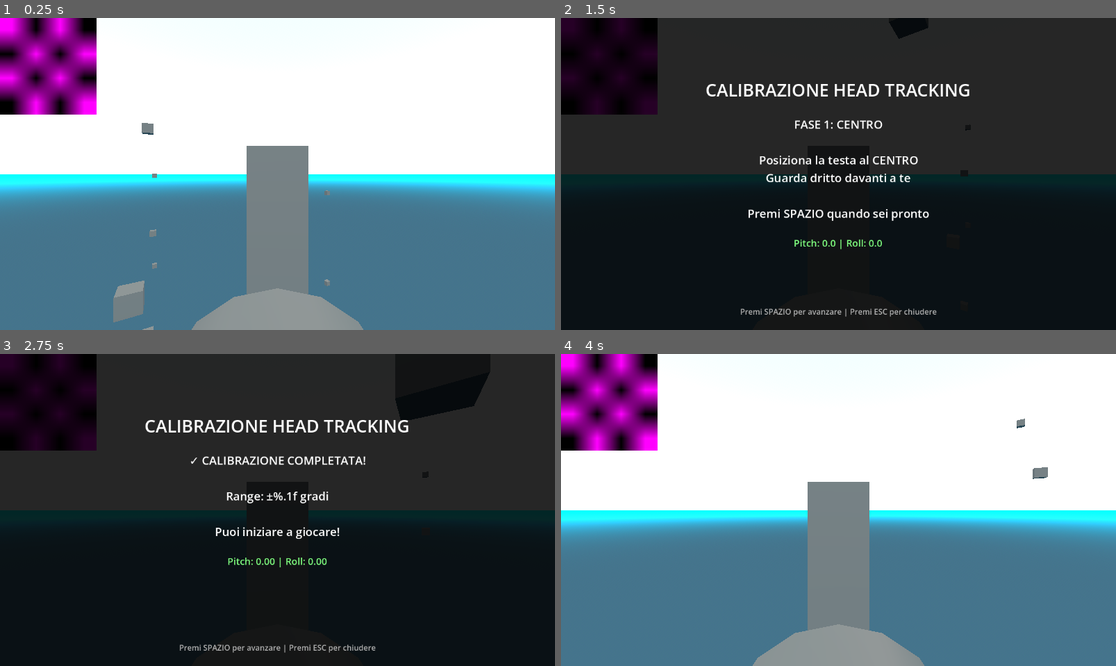
Above: before the commit, frames 1-4 (two rows, left to right).
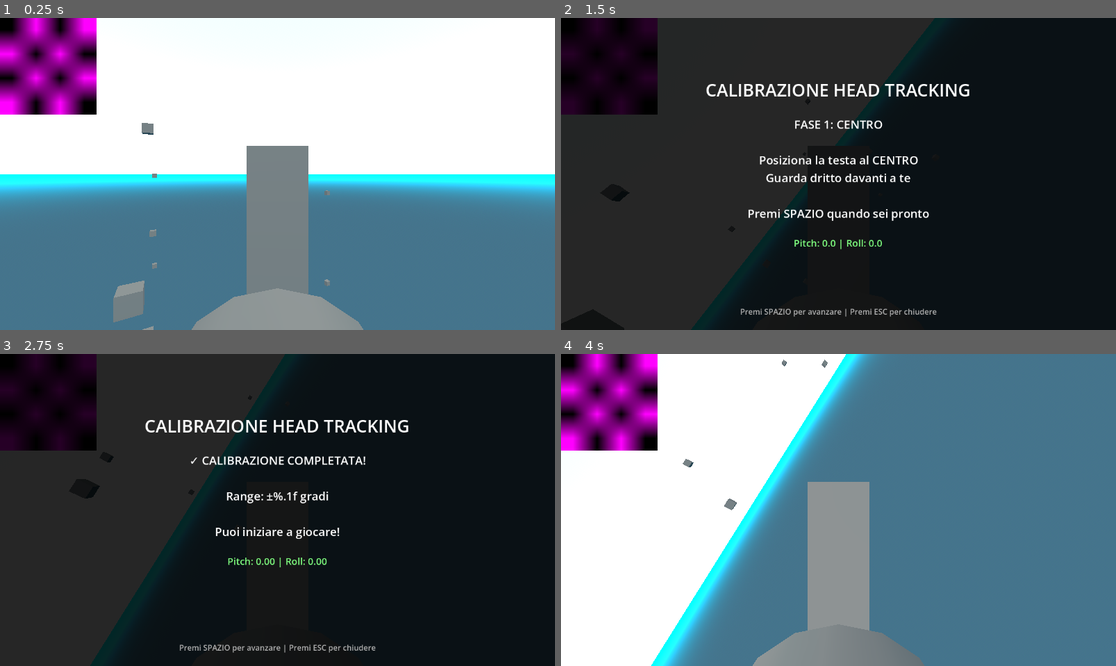
Above: after the commit, the same moments.

Repository: BuldiDev/HeadTrackerGame_PythonGodot
Game: Godot game, scene res://Scenes/Main.tscn
Same seed, same stepped clock (60 frames per second), same inputs: the game is played once before the commit and once after it.
Inputs:
- Up to frame 1 (0.25 s): no input
- Up to frame 2 (1.5 s): tap Enter (ui_accept) at 0.5, 0.77 s; hold Right (ui_right) 0.53-1.28 s; hold Space 0.53-1.28 s; hold Down (ui_down) from 1.28 s (still down); tap C at 1.35 s
- Up to frame 3 (2.75 s): tap Enter (ui_accept) at 1.52 s; release Down (ui_down) at 2.03 s; hold Right (ui_right) from 2.03 s (still down); hold Space from 2.03 s (still down)
- Up to frame 4 (4 s): release Right (ui_right) at 2.78 s; release Space at 2.78 s; hold Up (ui_up) 2.78-3.53 s; tap C at 2.85 s; tap Enter (ui_accept) at 3.02, 3.77 s; hold Left (ui_left) from 3.53 s (still down); hold Space from 3.53 s (still down)

The runs differ from the first frame. In frame 1, 4.2% of the frame differs, in the area x 0-18%, y 0-31%; in frame 2, 38%; in frame 3, 37%; in frame 4, 55%, in the area x 0-100%, y 0-100%.

Commit message:
il bro ruota

Diff:
--- a/Scenes/Main.tscn
+++ b/Scenes/Main.tscn
@@ -38,6 +38,7 @@
 layout_mode = 2
 texture = SubResource("PlaceholderTexture2D_r150o")
 expand_mode = 2
+flip_h = true
 
 [node name="Airplane" parent="." unique_id=151910066 instance=ExtResource("2_idj7w")]
 transform = Transform3D(-0.50000006, 0, -0.8660254, 0, 1, 0, 0.8660254, 0, -0.50000006, 1.2618139, 5.195059, 1.6408958)
--- a/Scripts/airplane.gd
+++ b/Scripts/airplane.gd
@@ -33,8 +33,8 @@
 		if abs(pitch_input) < 0.15:
 			pitch_input = 0.0
 
-		# Roll: inclinazione testa controlla sterzo
-		roll_input = head_tracker.get_normalized_roll()  # -1 (sinistra) a 1 (destra)
+		# Roll: inclinazione testa controlla sterzo (invertito)
+		roll_input = -head_tracker.get_normalized_roll()  # Invertito: -1 (destra) a 1 (sinistra)
 		if abs(roll_input) < 0.1:
 			roll_input = 0.0
 
@@ -59,19 +59,28 @@
 		velocity.x = move_toward(velocity.x, 0, SPEED * delta * 3.0)
 		velocity.z = move_toward(velocity.z, 0, SPEED * delta * 3.0)
 
-	# Roll (sterzo) funziona solo in volo
-	if is_flying and abs(roll_input) > 0.01:
-		rotate_y(roll_input * 1.5 * delta)
+	# Rotazione aereo basata sui controlli
+	if is_flying:
+		# Pitch: ruota aereo su asse X (beccheggio)
+		if abs(pitch_input) > 0.01:
+			rotate_object_local(Vector3.RIGHT, pitch_input * 0.8 * delta)
+
+		# Roll: ruota aereo su asse Z (rollio)
+		if abs(roll_input) > 0.01:
+			rotate_object_local(Vector3.FORWARD, roll_input * 1.2 * delta)
+
+	# Calcola la direzione "su" dell'aereo per il movimento
+	var plane_up = global_transform.basis.y
 
 	# Applica gravità sempre
 	velocity.y -= 9.8 * delta
 
-	# Pitch controlla l'altitudine (funziona sempre per permettere decollo)
-	if abs(pitch_input) > 0.01:
-		# Testa su (pitch negativo) = aereo sale, testa giù (pitch positivo) = aereo scende
-		velocity.y += pitch_input * 15.0 * delta
+	# Il pitch dell'aereo influenza il movimento verticale
+	if is_accelerating and is_flying:
+		# Quando acceleri, l'aereo si muove nella direzione in cui punta
+		velocity.y += plane_up.y * SPEED * 2.0 * delta
 
-	# Limita velocità verticale (range più ampio)
+	# Limita velocità verticale
 	velocity.y = clamp(velocity.y, -15.0, 15.0)
 
 	move_and_slide()
